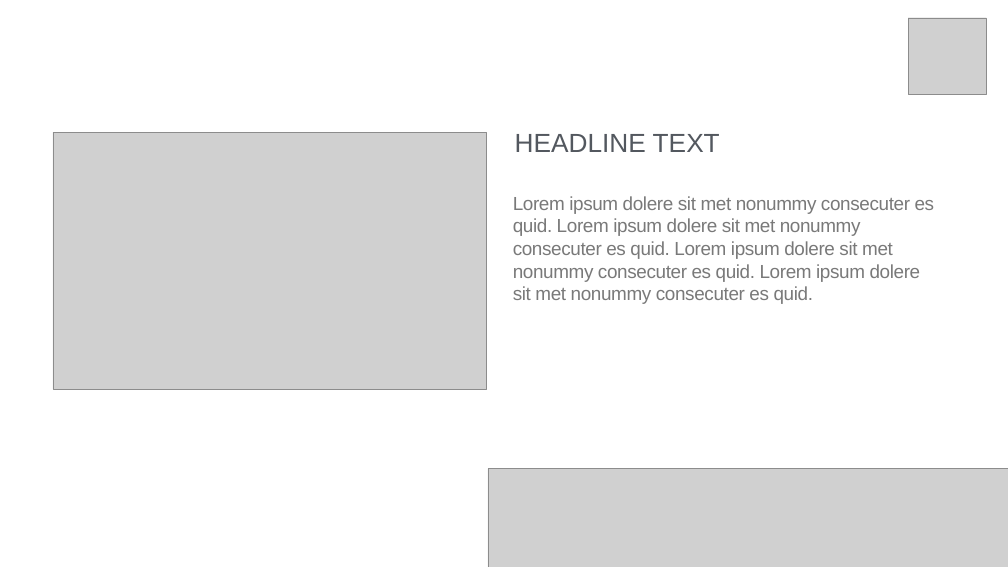
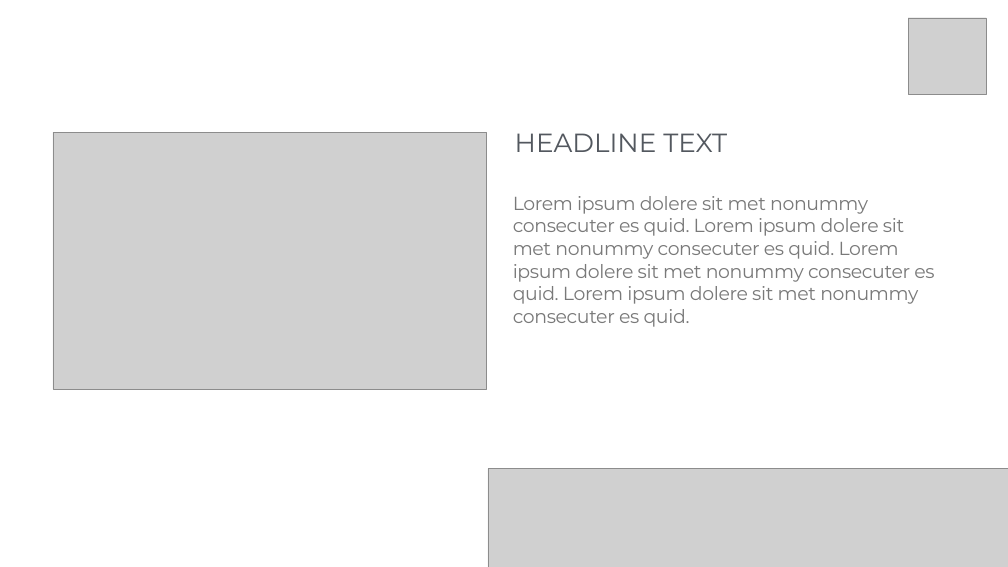
Before and after one commit to s0rta/dsw-site, a slide deck: slide 5 of public/media_assets/DSW17_TEMPLATE 16_9.pptx. Drawn at 1008x567 pixels with LibreOffice and Linux fonts; fonts in the diff are those of the drawing; grey boxes stand for pictures. Boxes give left, top, right and bottom in pixels: in the first picture for what was removed or moved away, otherwise in the second. Text is boxed around its words. In the diff, an @@ line names an element or a change of style, - is before the commit and + after.

```diff
--- a/public/media_assets/DSW17_TEMPLATE 16_9.pptx
+++ b/public/media_assets/DSW17_TEMPLATE 16_9.pptx
@@ text "HEADLINE TEXT" at (x1=515, y1=133, x2=727, y2=152): font Arial to Montserrat @@
@@ text "Lorem ipsum dolere sit met ..." at (x1=513, y1=196, x2=934, y2=327): font Arial to Montserrat @@
```
Also in this commit, not shown: 5 other slides changed, 3 other files.
